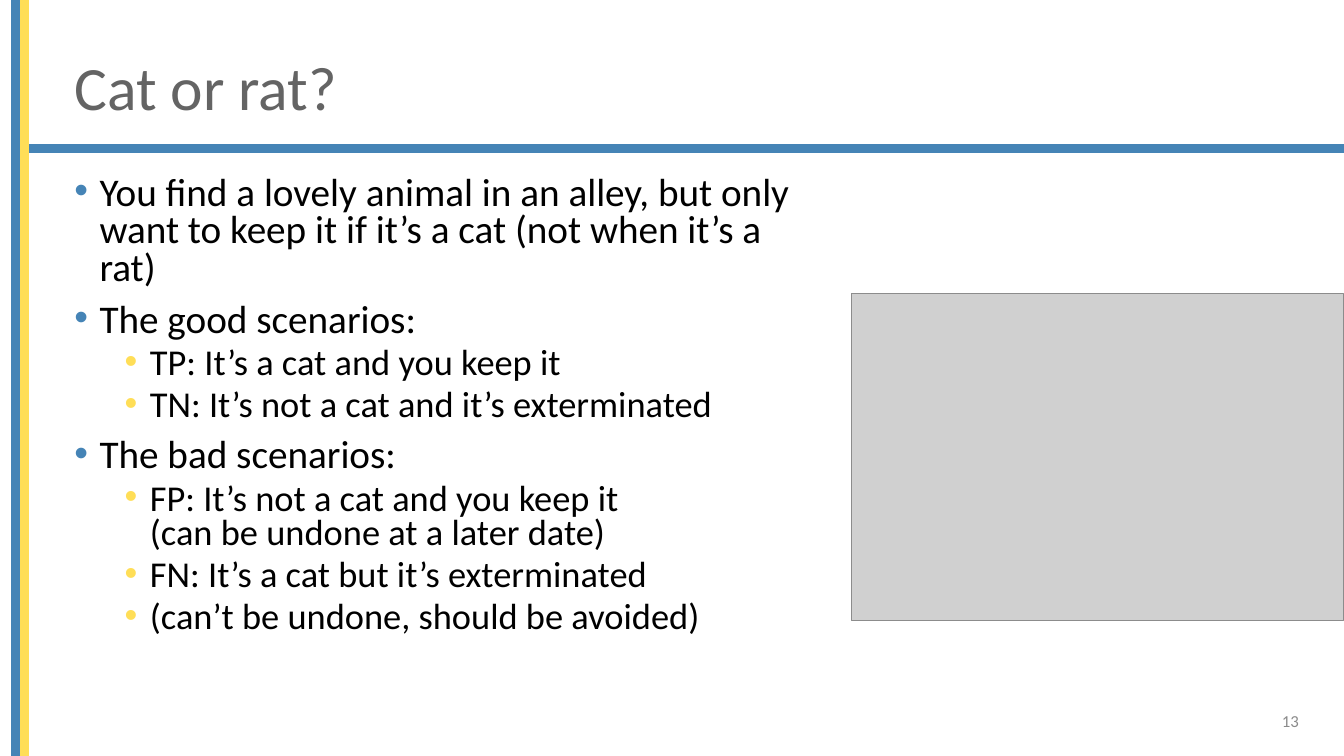
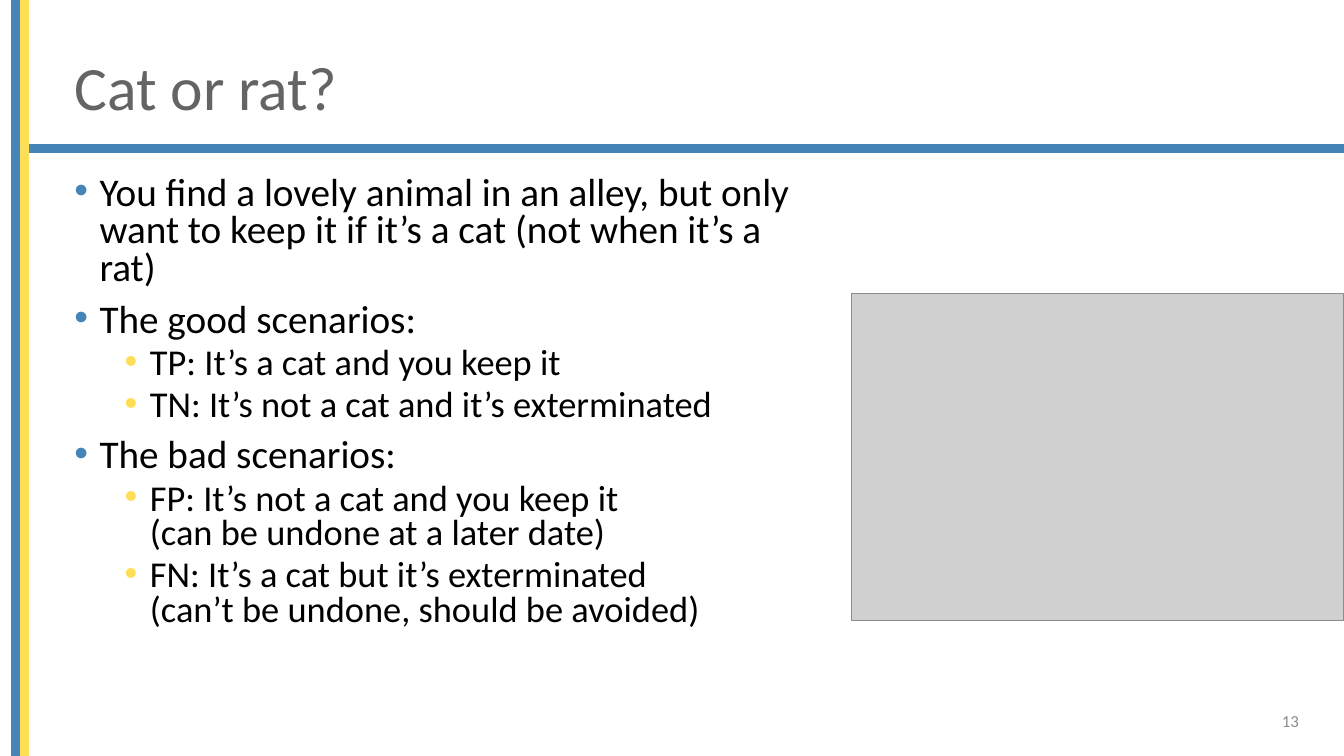
Before and after one commit to mjochen/Cello_AI, a slide deck: slide 13 of ppts/5 - Model quality.pptx. Drawn at 1344x756 pixels with LibreOffice and Linux fonts; fonts in the diff are those of the drawing; grey boxes stand for pictures; background and template pictures are left out. Boxes give left, top, right and bottom in pixels: in the first picture for what was removed or moved away, otherwise in the second. Text is boxed around its words. In the diff, an @@ line names an element or a change of style, - is before the commit and + after.

```diff
--- a/ppts/5 - Model quality.pptx
+++ b/ppts/5 - Model quality.pptx
@@ text at (x1=150, y1=561, x2=699, y2=627): text changed @@
-  • FN: It’s a cat but it’s exterminated
-  • (can’t be undone, should be avoided)
+  • FN: It’s a cat but it’s exterminated
+    (can’t be undone, should be avoided)
```
Also in this commit, not shown: 2 other slides changed, 31 other files.
